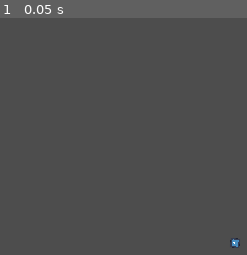
Above: before the commit, frame 1.
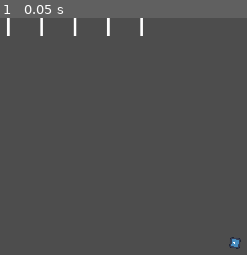
Above: after the commit, the same moment.

Repository: elpozewaunig/LanLinerReconciliation
Game: Godot game, scene res://scenes/main.tscn
The game is run twice, just before and just after one commit, with the same random seed, the same clock (stepped at 60 frames per second) and the same inputs. The engine's default icon, where the game draws it, is replaced by a stand-in: a white triangle on a blue panel in a dark square.
Inputs:
- Up to frame 1 (0.05 s): no input

The runs differ from the first frame. In frame 1, 0.6% of the frame differs, in the area x 2-98%, y 0-98%.

Commit message:
Lane Changes

Diff:
--- a/scenes/PathBuilder.gd
+++ b/scenes/PathBuilder.gd
@@ -1,27 +1,92 @@
 extends Node2D
 
-var pl = 500
+
+var pl = 250 # how long is a path-line in px
+var gap = 80 # how many px gap between the duplis
+var ec = 3 # how many path elements
+var lpp = 2 # how many lines per path? (additional to asfo)
+var asfo = 2 # how many lines after a split to fade out into a normal path
 var rng = RandomNumberGenerator.new()
 
 func createPath():
-	var root = getInstance()
+	var root = Node2D.new()
+	var lane = Node2D.new()
+	var neuepath = rec(ec, Vector2(0,0),"nofade")
+	lane.add_child(neuepath)
+	lane.name = "lane0"
+	root.add_child(lane)
+	for i in 4:
+		var dupli = lane.duplicate()
+		dupli.position = Vector2(dupli.position.x-(gap*(i+1)), dupli.position.y)
+		dupli.name = "lane"+str(i+1)
+		root.add_child(dupli)
+
 	root.name = "root"
-	root.curve.add_point(Vector2(0,-pl))
-	root.add_child(rec(5, Vector2(0,-pl)))
 	return root
 
-func rec(recursionDepth: int, origin: Vector2):
+func rec(recursionDepth: int, origin: Vector2, name:String):
 	var path = getInstance()
-	path.name = "LChild"
 
-	var rdmNum = rng.randi_range(-1,1)
 
 	path.position = Vector2(origin.x,origin.y)
-	path.curve.add_point(Vector2(rdmNum*pl,-pl))
-	var newOrigin = Vector2(origin.x+(rdmNum*pl), origin.y-pl)
+	path.curve.add_point(Vector2(0,0))
+	var prevlr = 0
+
+	var fadedist = asfo*pl
+	fadedist = asfo*pl
+	if(name=="LChild"):
+		for i in asfo:
+			path.curve.add_point(Vector2(-(i+1)*pl,-(pl*(i+1))))
+		prevlr += -1*asfo
+	elif(name=="RChild"):
+		for i in asfo:
+			path.curve.add_point(Vector2((i+1)*pl,-(pl*(i+1))))
+		prevlr += 1*asfo
+
+	elif(name=="SChild"):
+		for i in asfo:
+			path.curve.add_point(Vector2(0,-((i+1)*pl)))
+
+	else:
+		fadedist = 0
+		path.curve.add_point(Vector2(0,0))
+
+
+	for i in lpp:
+		var rdmNum = rng.randi_range(-1,1)
+		prevlr += rdmNum
+		path.curve.add_point(Vector2(prevlr*pl,-((i+1)*pl)-fadedist))
+
+	var newOrigin = Vector2(prevlr*pl, -(pl*lpp)-fadedist-150)
+
 	if(recursionDepth!=1):
-		path.add_child(rec(recursionDepth-1,newOrigin))
+		var rdmNum = rng.randi_range(1,3)
+		rdmNum = 4 ##todo
+		var neuepath
+		if rdmNum<3:
+			#links
+			neuepath = rec(recursionDepth-1,newOrigin, "LChild")
+			path.add_child(neuepath)
+
+			#und rechts
+			if rdmNum==2:
+				neuepath = rec(recursionDepth-1,newOrigin, "RChild")
+				path.add_child(neuepath)
+
+		else:
+			pass
+			# nur rechts
+			#neuepath = rec(recursionDepth-1,newOrigin, "RChild")
+			#path.add_child(neuepath)
+
+		neuepath = rec(recursionDepth-1,newOrigin, "SChild")
+		path.add_child(neuepath)
+
+	if name=="nofade":
+		name = "SChild"
+	path.name = name
 	return path
+
 
 func getInstance() -> Path2D:
 	var scene = preload("res://scenes/visible_path.tscn") #preload geht aber load nit :huh:
--- a/scenes/main.tscn
+++ b/scenes/main.tscn
@@ -1,8 +1,10 @@
-[gd_scene load_steps=4 format=3 uid="uid://x46ieo2mb8a3"]
+[gd_scene load_steps=5 format=3 uid="uid://x46ieo2mb8a3"]
 
 [ext_resource type="Script" path="res://scripts/GameManager.gd" id="1_3rm6l"]
 [ext_resource type="PackedScene" uid="uid://dc7aktr1f5opg" path="res://scenes/player.tscn" id="3_stg1m"]
 [ext_resource type="Script" path="res://scenes/PathBuilder.gd" id="5_ej3e2"]
+
+[sub_resource type="Curve2D" id="Curve2D_smu8e"]
 
 [node name="GameManager" type="Node2D"]
 script = ExtResource("1_3rm6l")
@@ -14,3 +16,6 @@
 
 [node name="PathBuilder" type="Node2D" parent="."]
 script = ExtResource("5_ej3e2")
+
+[node name="Path2D" type="Path2D" parent="."]
+curve = SubResource("Curve2D_smu8e")
--- a/scripts/Player.gd
+++ b/scripts/Player.gd
@@ -3,7 +3,7 @@
 @onready var game_manager = $"/root/GameManager"
 @onready var camera = $Camera2D
 
-var speed = 100
+var speed = 800
 var zoom_fact = 0.001
 var current_lane = 1
 
@@ -13,51 +13,4 @@
 
 # Called every frame. 'delta' is the elapsed time since the previous frame.
 func _process(delta):
-	# The player is the child of the current path
-	# The parent of the current path therefore contains other valid paths
-	var current_path_layer = get_parent().get_parent()
-	var next_path_layer = get_parent()
-
-	# Get all valid path indexes on the current layer
-	var parallel_paths = []
-	for child in current_path_layer.get_children():
-		if child is Path2D:
-			parallel_paths.append(child.get_index())
-
-	# Switch to left or right sibling of current path on input
-	if Input.is_action_just_pressed("ui_left"):
-		if current_lane > 0:
-			current_lane -= 1
-			reparent(current_path_layer.get_child(parallel_paths[current_lane]))
-	if Input.is_action_just_pressed("ui_right"):
-		if current_lane < parallel_paths.size() - 1:
-			current_lane += 1
-			reparent(current_path_layer.get_child(parallel_paths[current_lane]))
-
-	# Calculate progress along path according to speed
-	var change = delta * speed * game_manager.tick_speed
-	var change_ratio  = change / get_parent().curve.get_baked_length()
-
-	# If progress would exceed current path, reparent to its child
-	if progress_ratio + change_ratio >= 1:
-		# Get all valid path indexes on the next layer
-		var next_paths = []
-		for child in next_path_layer.get_children():
-			if child is Path2D:
-				next_paths.append(child.get_index())
-
-		# If there is another path to continue to, reparent
-		if next_paths.size() > 0:
-			progress += change
-			var next = get_parent().get_child(next_paths[next_paths.size()/2])
-			reparent(next)
-			progress_ratio -= 1
-		else:
-			pass
-	else:
-		# Increase progress normally
-		progress += change
-
-	# Adjust camera zoom according to speed
-	camera.zoom.x = 1 / (speed * game_manager.tick_speed * zoom_fact + 1)
-	camera.zoom.y = 1 / (speed * game_manager.tick_speed * zoom_fact + 1)
+	pass
